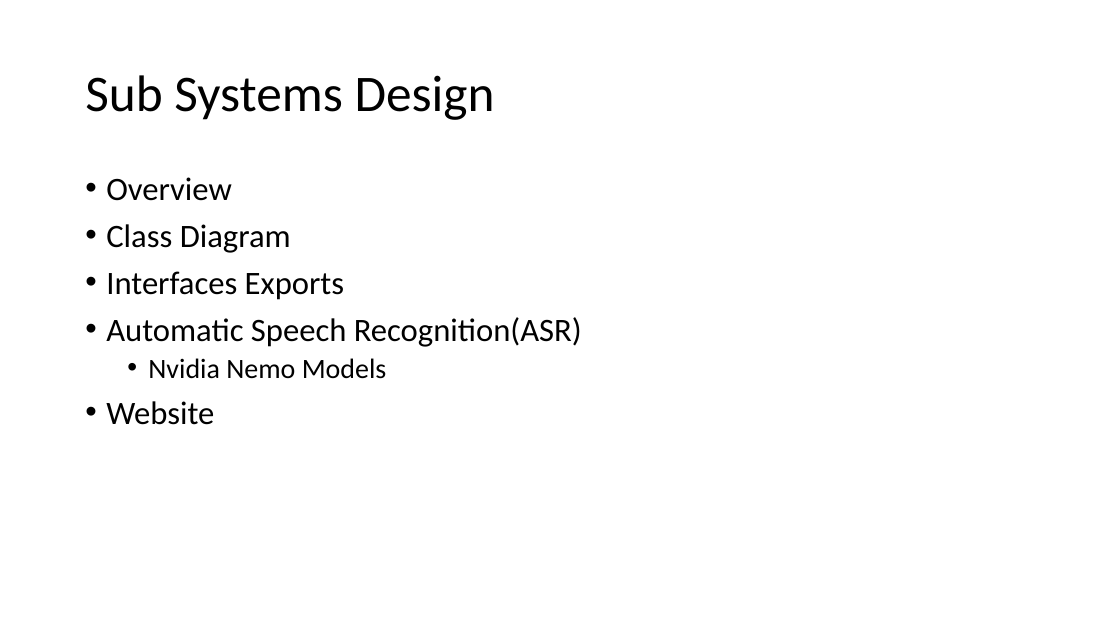
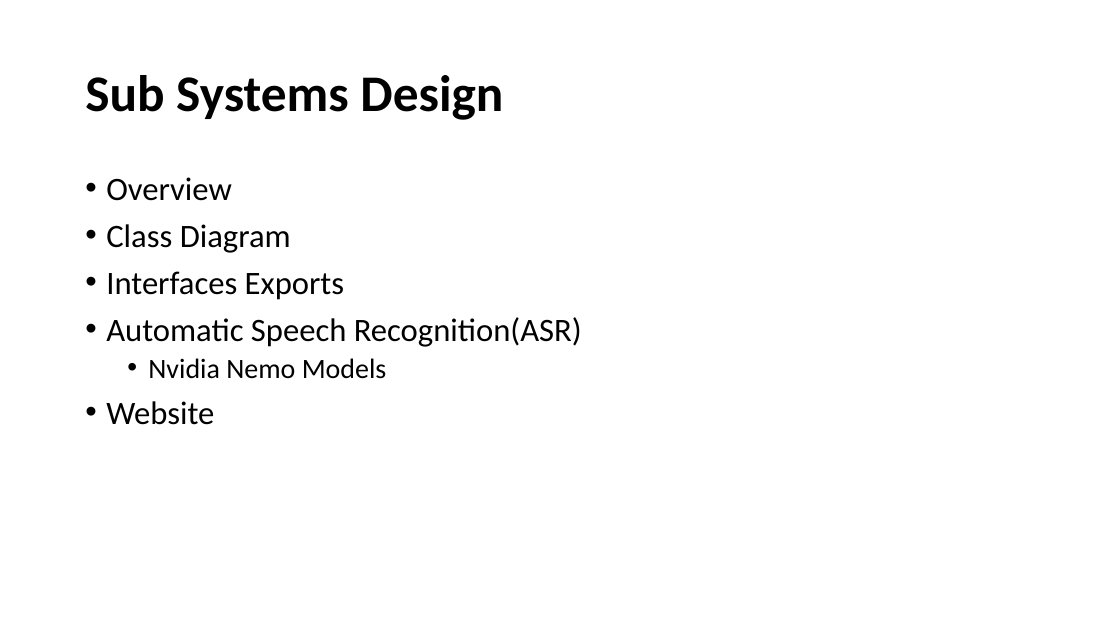
Before and after one commit to Burnetb8/Senior-Capstone, a slide deck: slide 5 of Documentation/Sprint 1 Pres.pptx. Drawn at 1120x630 pixels with LibreOffice and Linux fonts; fonts in the diff are those of the drawing. Boxes give left, top, right and bottom in pixels: in the first picture for what was removed or moved away, otherwise in the second. Text is boxed around its words. In the diff, an @@ line names an element or a change of style, - is before the commit and + after.

```diff
--- a/Documentation/Sprint 1 Pres.pptx
+++ b/Documentation/Sprint 1 Pres.pptx
@@ title "Sub Systems Design" at (x1=85, y1=75, x2=503, y2=120): bold on @@
```
Also in this commit, not shown: 1 slide added.
